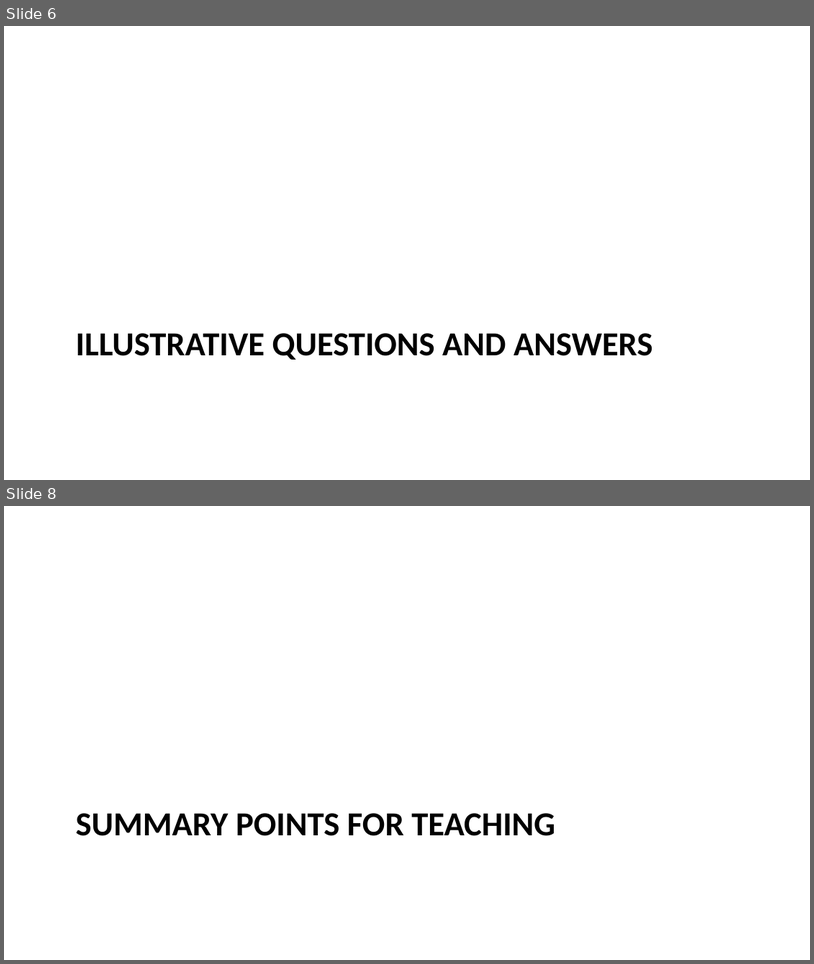
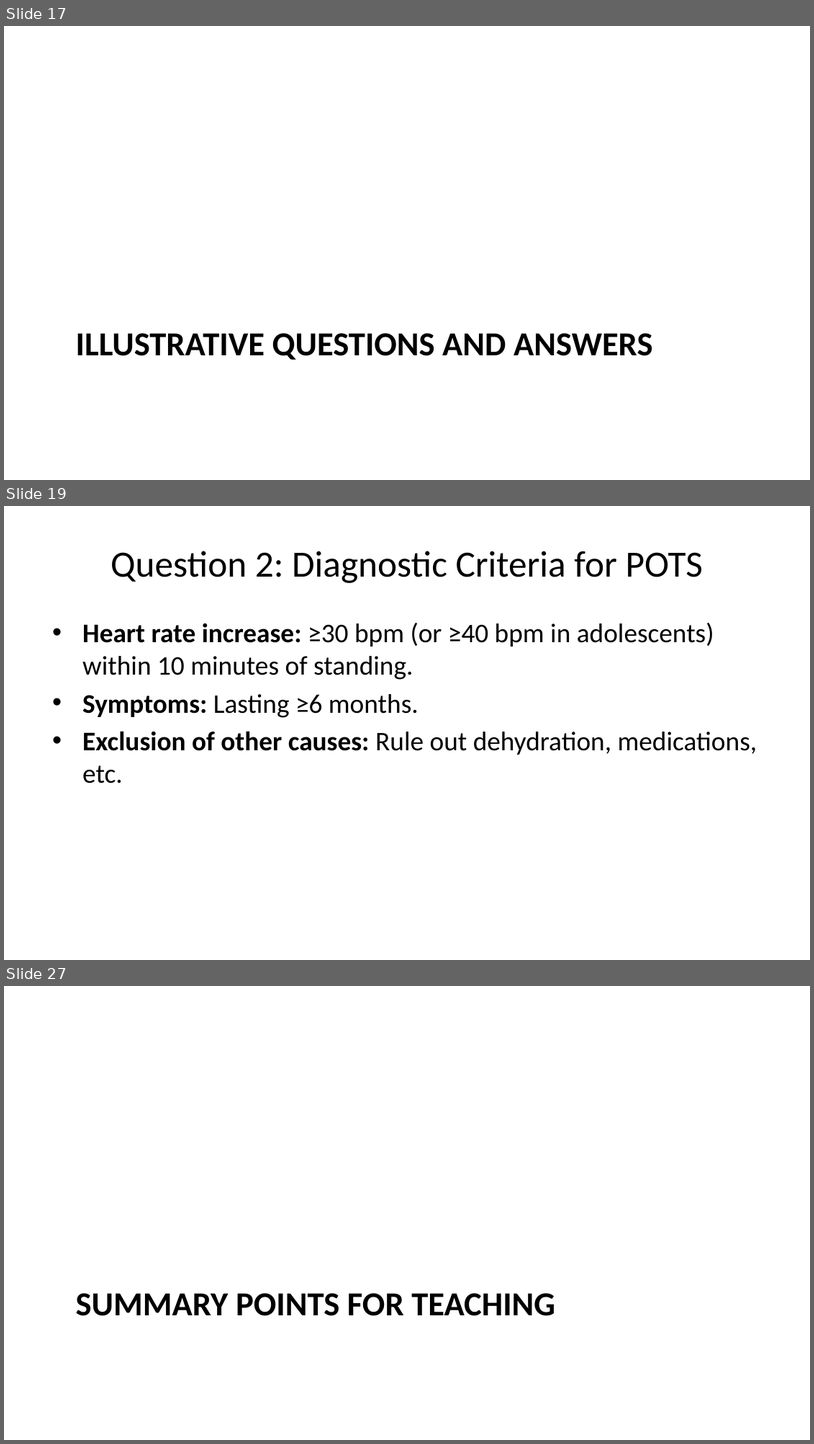
Before and after one commit to lricher7329/lricher7329.github.io, a slide deck: docs/cases/pots.pptx. Shown one above the other, each under a label of ours: slides 6 and 8 before the commit, slides 17, 19 and 27 after it; the slides between them are not shown. The pictures are 814x964 and 814x1444 pixels, drawn with LibreOffice and Linux fonts; fonts in the diff are those of the drawing. Boxes give left, top, right and bottom in pixels: in the first picture for what was removed or moved away, otherwise in the second. Text is boxed around its words. In the diff, an @@ line names an element or a change of style, - is before the commit and + after.

Commit message:
updated pots case

```diff
--- a/docs/cases/pots.pptx
+++ b/docs/cases/pots.pptx
@@ slide 19 added at (4,506,810,960), background #FFFFFF @@
@@ title added at (111,551,703,583), 33 pt, text #000000 @@
+Question 2: Diagnostic Criteria for POTS
@@ text added at (82,623,758,783), 24 pt, text #000000 @@
+• Heart rate increase: ≥30 bpm (or ≥40 bpm in adolescents) within 10 minutes of standing.
+• Symptoms: Lasting ≥6 months.
+• Exclusion of other causes: Rule out dehydration, medications, etc.
@@ what was slide 6 is now slide 17 @@
@@ what was slide 8 is now slide 27 @@
```
Also in this commit, not shown: 4 slides changed, 18 other slides added, 10 other files.
